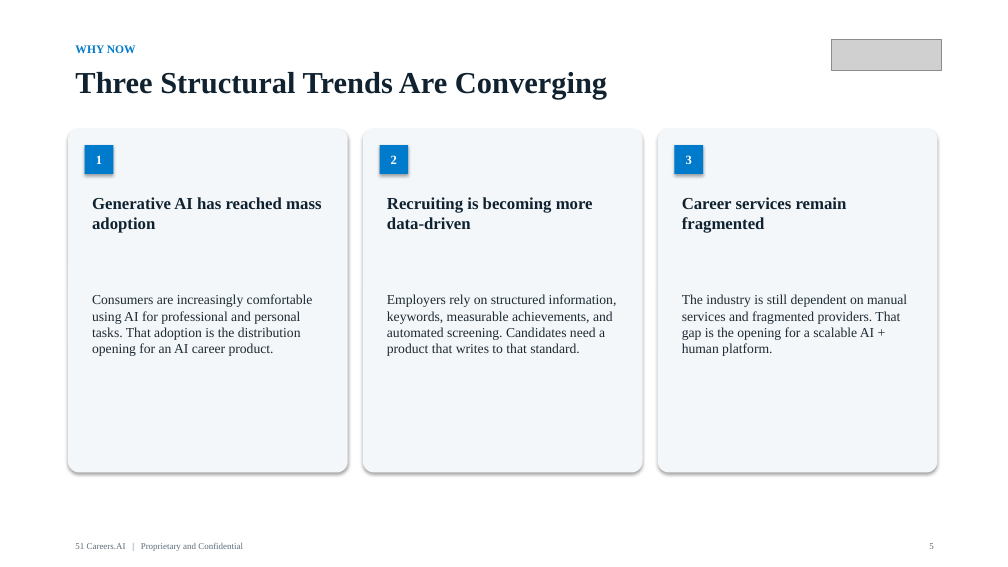
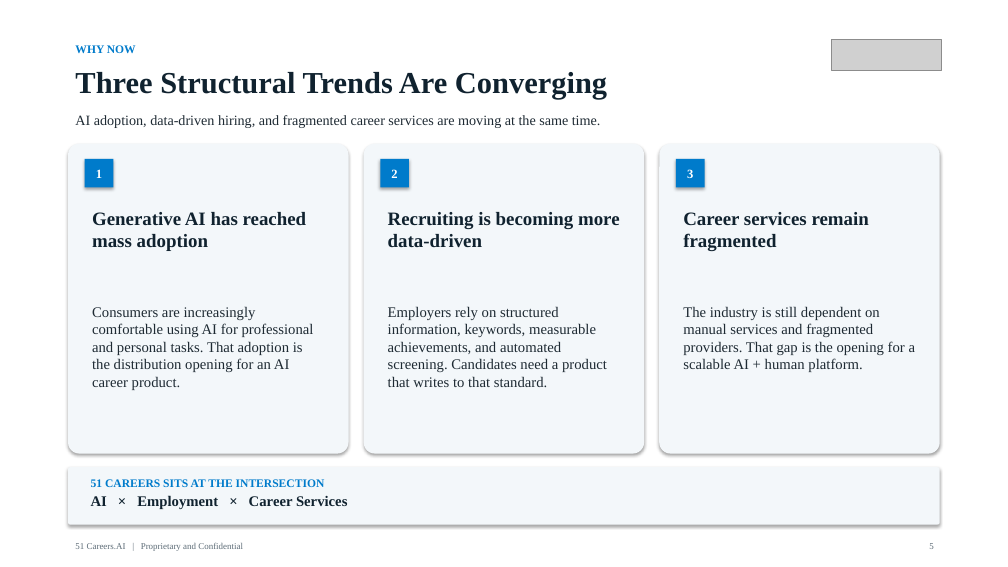
Before and after one commit to anthonyleedu/anthonyleedu, a slide deck: slide 5 of 51Careers_AI_Investor_Overview.pptx. Drawn at 1008x567 pixels with LibreOffice and Linux fonts; fonts in the diff are those of the drawing; grey boxes stand for pictures. Boxes give left, top, right and bottom in pixels: in the first picture for what was removed or moved away, otherwise in the second. Text is boxed around its words. In the diff, an @@ line names an element or a change of style, - is before the commit and + after.

```diff
--- a/51Careers_AI_Investor_Overview.pptx
+++ b/51Careers_AI_Investor_Overview.pptx
@@ text added at [75,115,601,128], 13.5 pt, text #1E2A33 @@
+AI adoption, data-driven hiring, and fragmented career services are moving at the same time.
@@ rounded rectangle: place and size @@
-rounded rectangle at [68,129,348,473]
+rounded rectangle at [68,144,349,454]
@@ rounded rectangle: place and size @@
-rounded rectangle at [363,129,643,473]
+rounded rectangle at [364,144,644,454]
@@ rounded rectangle: place and size @@
-rounded rectangle at [658,129,938,473]
+rounded rectangle at [659,144,940,454]
@@ 3 texts, 3 rectangles: place and size @@
-3 texts, 3 rectangles at [85,145,703,174]
+3 texts, 3 rectangles at [85,159,705,188]
@@ text "Generative AI has reached mass ...": place and size @@
-text "Generative AI has reached mass ..." at [92,197,321,233]
+text "Generative AI has reached mass ..." at [92,212,307,251]
@@ text "Recruiting is becoming more data-driven": place and size @@
-text "Recruiting is becoming more data-driven" at [387,197,593,229]
+text "Recruiting is becoming more data-driven" at [388,212,620,248]
@@ size 16 to 18 pt in 3 elements at [92,212,307,251], [388,212,620,248], [683,212,869,251] @@
@@ text "Career services remain fragmented": place and size @@
-text "Career services remain fragmented" at [682,197,847,233]
+text "Career services remain fragmented" at [683,212,869,251]
@@ text "Consumers are increasingly comfortable using ...": place and size @@
-text "Consumers are increasingly comfortable using ..." at [92,294,313,356]
+text "Consumers are increasingly comfortable using ..." at [92,306,314,390]
@@ text "Employers rely on structured information, ...": place and size @@
-text "Employers rely on structured information, ..." at [387,294,617,356]
+text "Employers rely on structured information, ..." at [388,306,607,387]
@@ size 13 to 14 pt in 3 elements at [92,306,314,390], [388,306,607,387], [683,306,916,372] @@
@@ text "The industry is still dependent ...": place and size @@
-text "The industry is still dependent ..." at [682,294,907,356]
+text "The industry is still dependent ..." at [683,306,916,372]
@@ rounded rectangle added at [68,467,940,525], fill #F3F7FA @@
@@ text added at [91,479,325,487], 11 pt, text #007BCB, bold @@
+51 CAREERS SITS AT THE INTERSECTION
@@ text added at [91,495,347,509], 14 pt, text #10222F, bold @@
+AI × Employment × Career Services
```
Also in this commit, not shown: 28 other slides changed, 1 other file.
